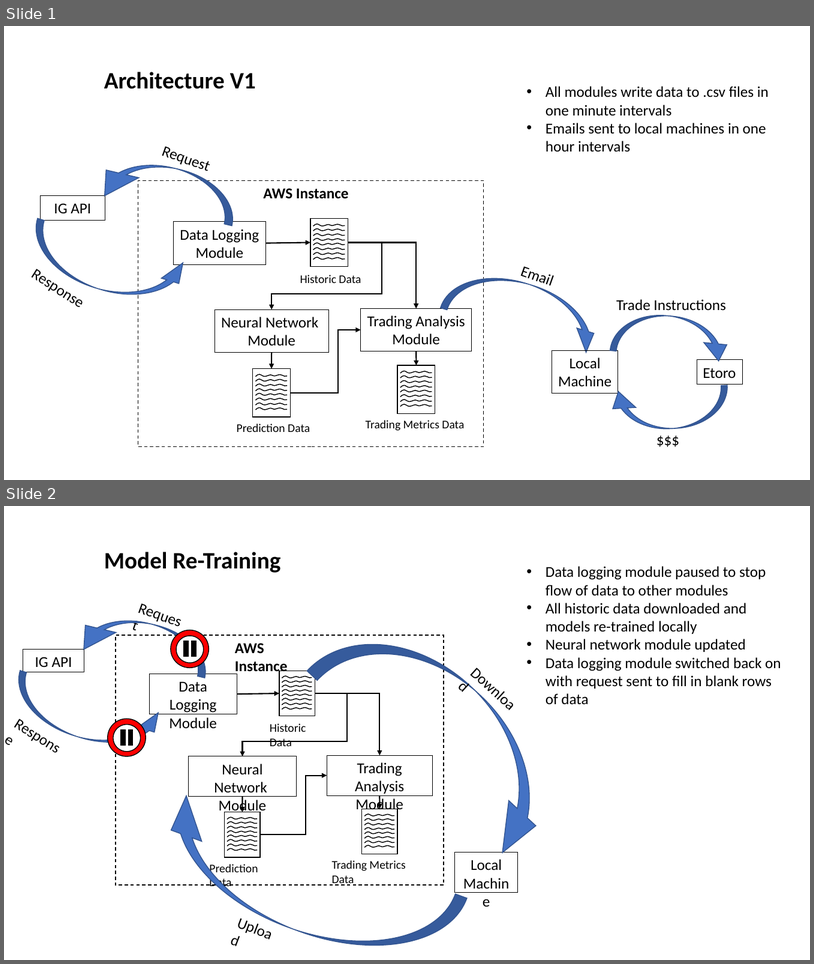
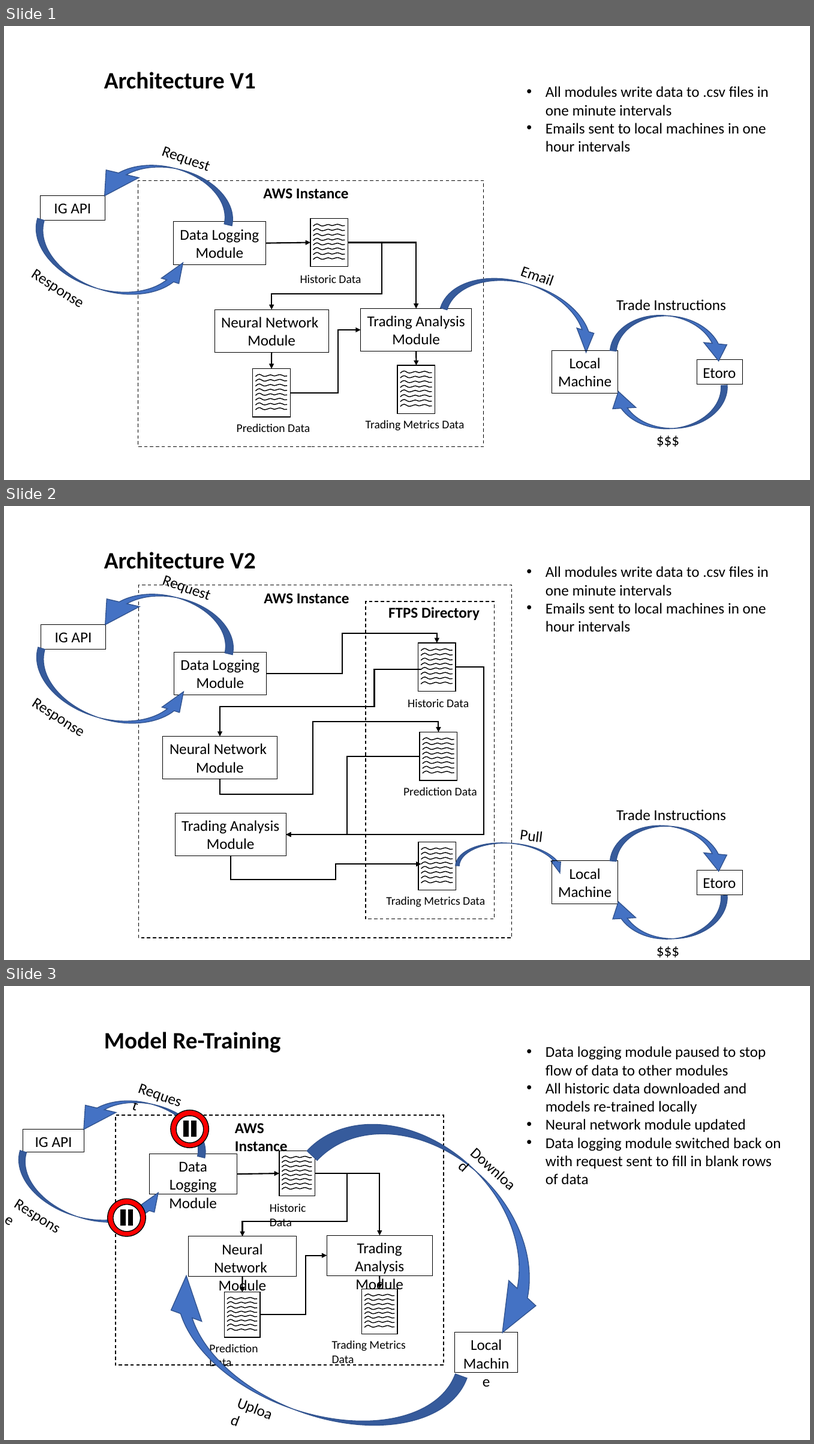
Before and after one commit to jplayle/AIFX, a slide deck: reference/Architecture.pptx. Shown one above the other, each under a label of ours: slides 1 and 2 before the commit, slides 1, 2 and 3 after it. The pictures are 814x964 and 814x1444 pixels, drawn with LibreOffice and Linux fonts; fonts in the diff are those of the drawing. Boxes give left, top, right and bottom in pixels: in the first picture for what was removed or moved away, otherwise in the second. Text is boxed around its words. In the diff, an @@ line names an element or a change of style, - is before the commit and + after.

```diff
--- a/reference/Architecture.pptx
+++ b/reference/Architecture.pptx
@@ slide 2 added at (4,506,810,960), background #FFFFFF @@
@@ text added at (104,552,256,569), 28 pt, text #000000, bold @@
+Architecture V2
@@ text added at (154,565,221,609), 18 pt, text #000000 @@
+Request
@@ text added at (546,566,769,631), 18 pt, text #000000 @@
+• All modules write data to .csv files in
+  one minute intervals
+• Emails sent to local machines in one
+  hour intervals
@@ curved down arrow added at (89,579,242,655), fill #4472C4, outline #325491 1 pt @@
@@ rectangle added at (139,585,512,938), outline #000000 1 pt dashed @@
@@ text added at (264,593,350,604), 18 pt, text #000000, bold @@
+AWS Instance
@@ rectangle added at (366,601,495,919), outline #000000 1 pt dashed @@
@@ text added at (389,607,480,620), 18 pt, text #000000, bold @@
+FTPS Directory
@@ rectangle added at (41,625,105,649), outline #000000 0.75 pt, 18 pt, text #000000 @@
+IG API
@@ curved down arrow added at (24,648,193,742), fill #4472C4, outline #325491 1 pt @@
@@ elbow arrow added from (267, 673) to (437, 643), #000000 1.5 pt @@
@@ rectangle added at (174,652,267,695), outline #000000 0.75 pt, 18 pt, text #000000 @@
+Data Logging
+Module
@@ elbow arrow added from (456, 667) to (287, 834), #000000 1.5 pt @@
@@ elbow arrow added from (422, 669) to (220, 736), #000000 1.5 pt @@
@@ text added at (23,687,96,746), 18 pt, text #000000 @@
+Response
@@ group added at (408,643,469,707): 8 freeform shapes, 1 rectangle, 1 text @@
+Historic Data
@@ elbow arrow added from (220, 779) to (439, 732), #000000 1.5 pt @@
@@ rectangle added at (163,736,278,780), outline #000000 0.75 pt, 18 pt, text #000000 @@
+Neural Network
+Module
@@ elbow arrow added from (420, 756) to (287, 834), #000000 1.5 pt @@
@@ group added at (404,732,477,795): 8 freeform shapes, 1 rectangle, 1 text @@
+Prediction Data
@@ text added at (617,809,726,820), 18 pt, text #000000 @@
+Trade Instructions
@@ rectangle added at (175,813,287,856), outline #000000 0.75 pt, 18 pt, text #000000 @@
+Trading Analysis
+Module
@@ text added at (520,829,543,846), 18 pt, text #000000 @@
+Pull
@@ curved down arrow added at (611,821,735,872), fill #4472C4, outline #325491 1 pt @@
@@ curved down arrow added at (456,839,567,873), fill #4472C4, outline #325491 1 pt @@
@@ elbow arrow added from (231, 856) to (422, 864), #000000 1.5 pt @@
@@ rectangle added at (552,861,618,903), outline #000000 0.75 pt, 18 pt, text #000000 @@
+Local
+Machine
@@ rectangle added at (697,870,743,894), outline #000000 0.75 pt, 18 pt, text #000000 @@
+Etoro
@@ group added at (386,842,485,907): 8 freeform shapes, 1 rectangle, 1 text @@
+Trading Metrics Data
@@ curved down arrow added at (607,895,731,942), fill #4472C4, outline #325491 1 pt @@
@@ text added at (651,937,686,960), 18 pt, text #000000 @@
+$$$
@@ what was slide 2 is now slide 3 @@
```
Also in this commit, not shown: 3 other files.
